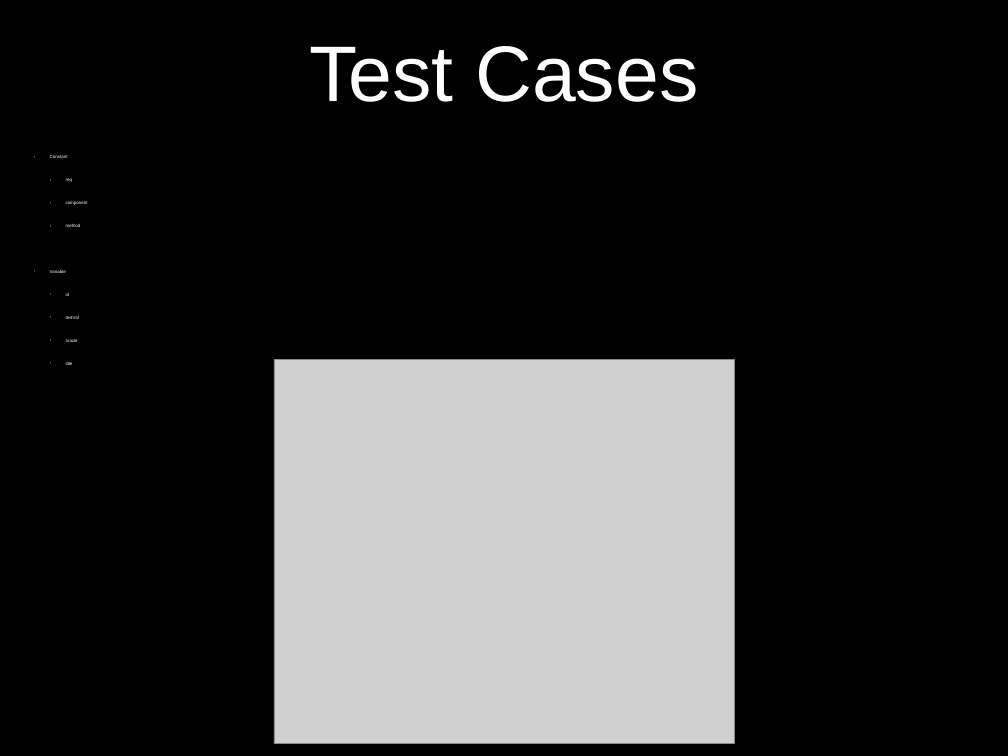
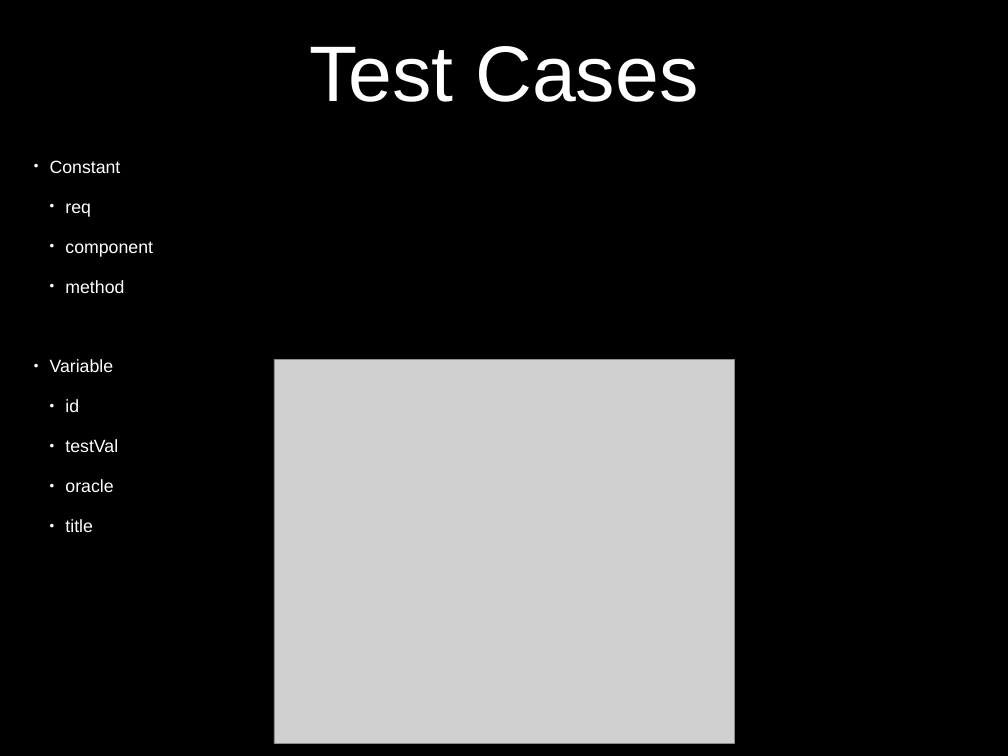
Before and after one commit to CSCI-362-02-2015/Team2, a slide deck: slide 5 of TeamAssignments/TeamTwo4Now_presentation.ppt. Drawn at 1008x756 pixels with LibreOffice and Linux fonts; fonts in the diff are those of the drawing; grey boxes stand for pictures. Boxes give left, top, right and bottom in pixels: in the first picture for what was removed or moved away, otherwise in the second. Text is boxed around its words. In the diff, an @@ line names an element or a change of style, - is before the commit and + after.

```diff
--- a/TeamAssignments/TeamTwo4Now_presentation.ppt
+++ b/TeamAssignments/TeamTwo4Now_presentation.ppt
@@ text "Constant" at (50,160,153,532): size 4.5 to 18 pt; line spacing 0.8 to 1; indent changed @@
```
Also in this commit, not shown: 6 other slides changed.
